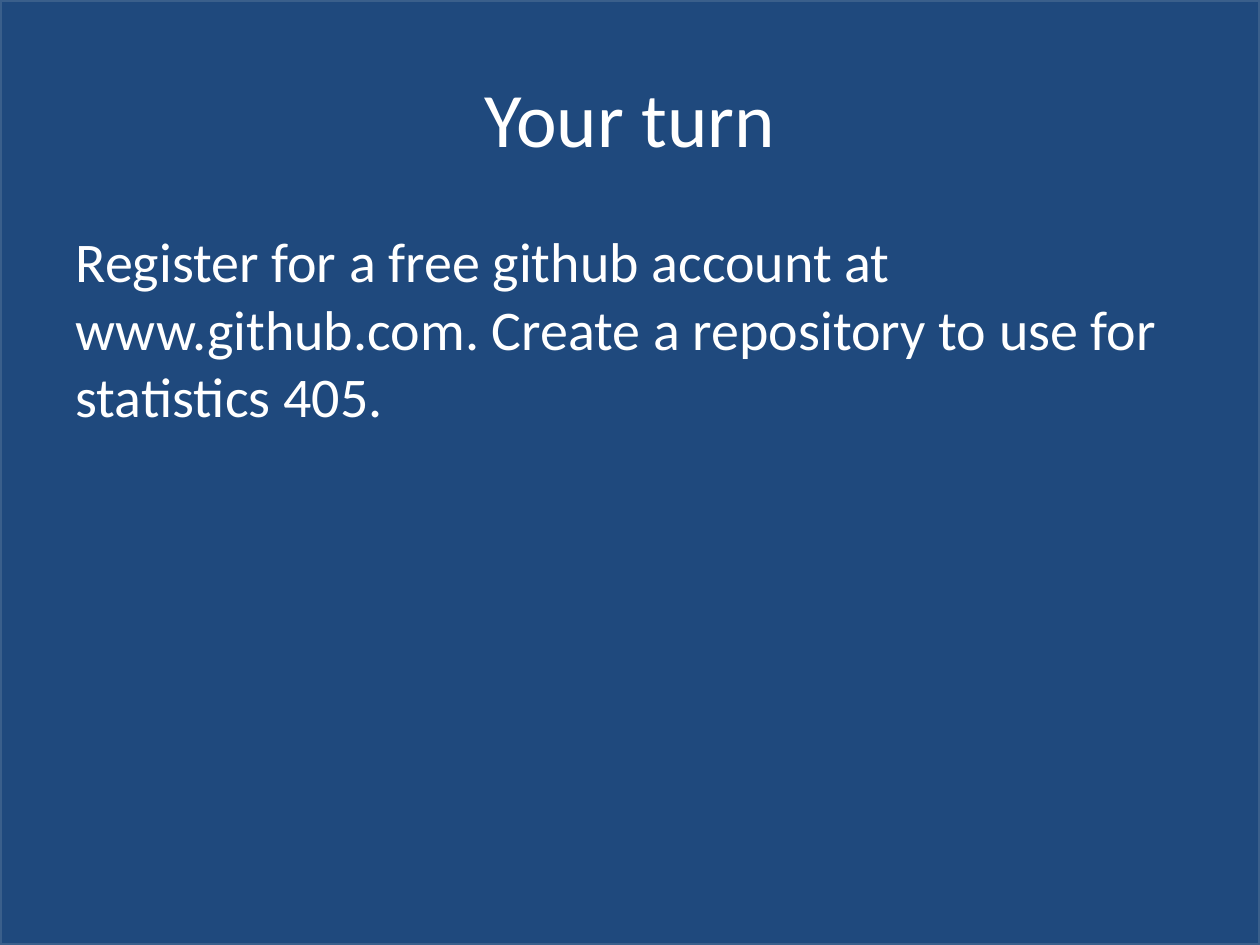
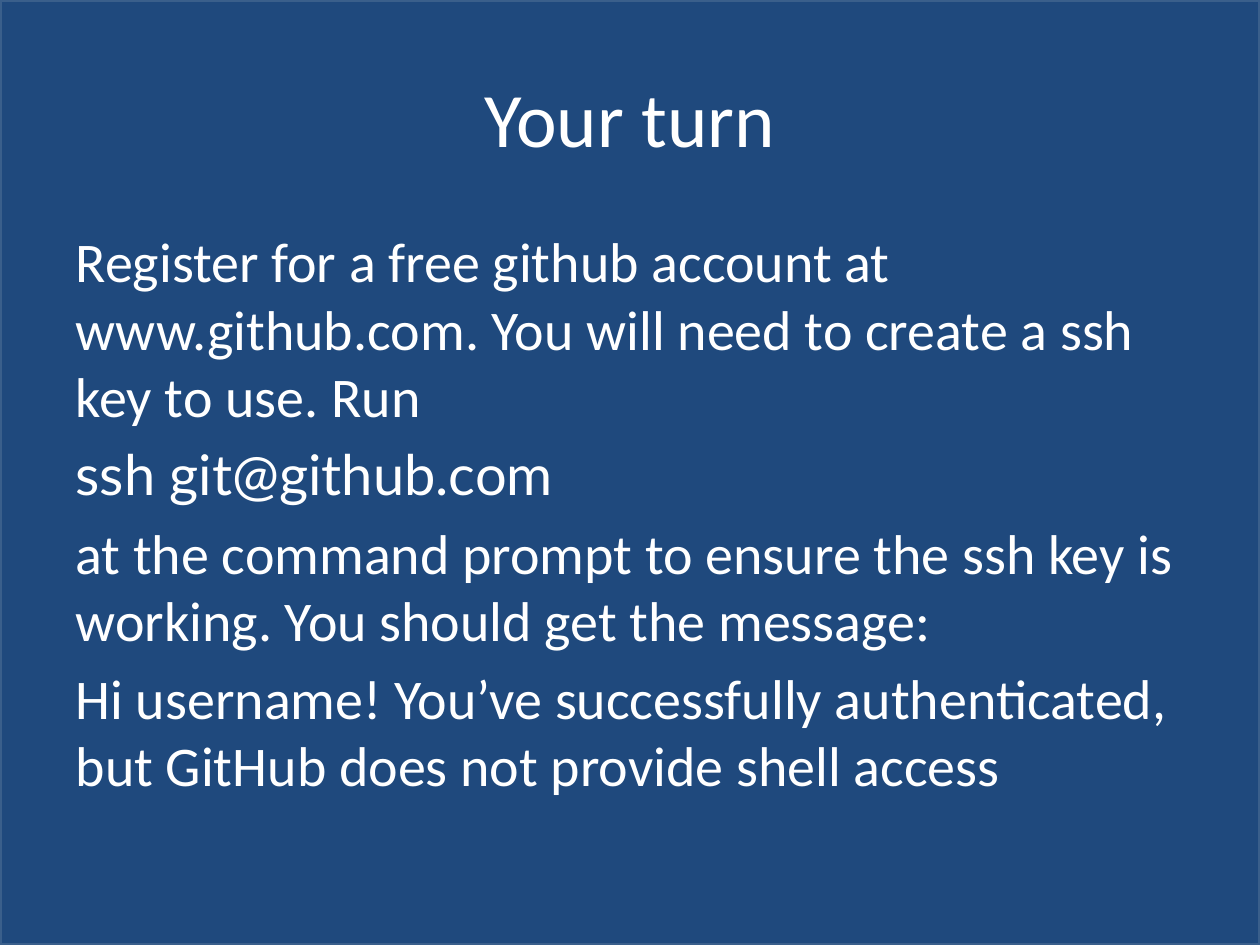
Before and after one commit to hadley/stat405-resources, a slide deck: slide 16 of git-lecture/Stat-405-git-lecture.pptx (slide 14 before the commit). Drawn at 1260x945 pixels with LibreOffice and Linux fonts; fonts in the diff are those of the drawing. Boxes give left, top, right and bottom in pixels: in the first picture for what was removed or moved away, otherwise in the second. Text is boxed around its words. In the diff, an @@ line names an element or a change of style, - is before the commit and + after.

```diff
--- a/git-lecture/Stat-405-git-lecture.pptx
+++ b/git-lecture/Stat-405-git-lecture.pptx
@@ text at bbox=[76, 243, 1172, 795]: text changed @@
-Register for a free github account at www.github.com. Create a repository to use for statistics 405.
+Register for a free github account at www.github.com. You will need to create a ssh key to use. Run
+ssh git@github.com
+at the command prompt to ensure the ssh key is working. You should get the message:
+Hi username! You’ve successfully authenticated, but GitHub does not provide shell access
```
Also in this commit, not shown: 21 other slides changed, 24 slides added, 4 slides removed, 1 other file.
